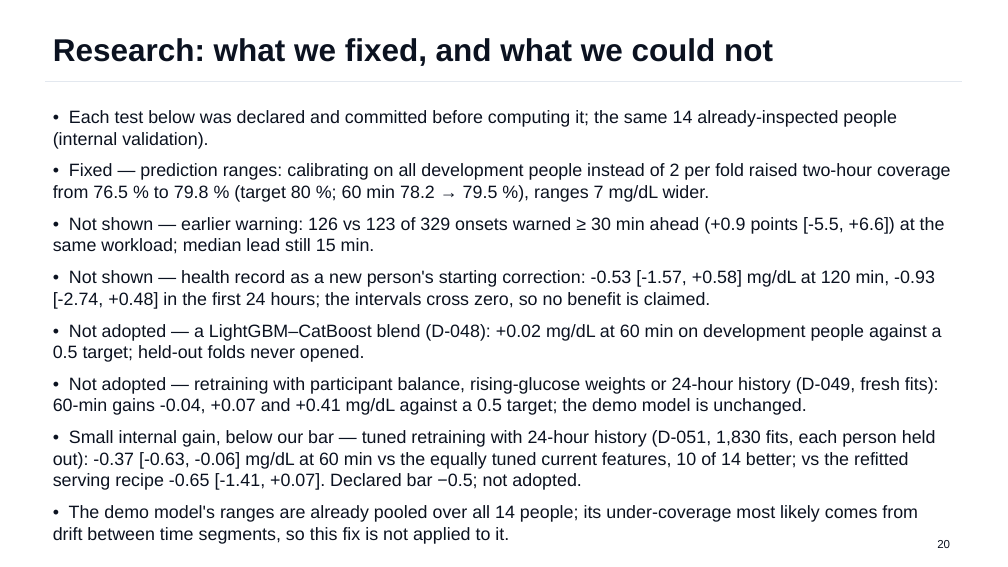
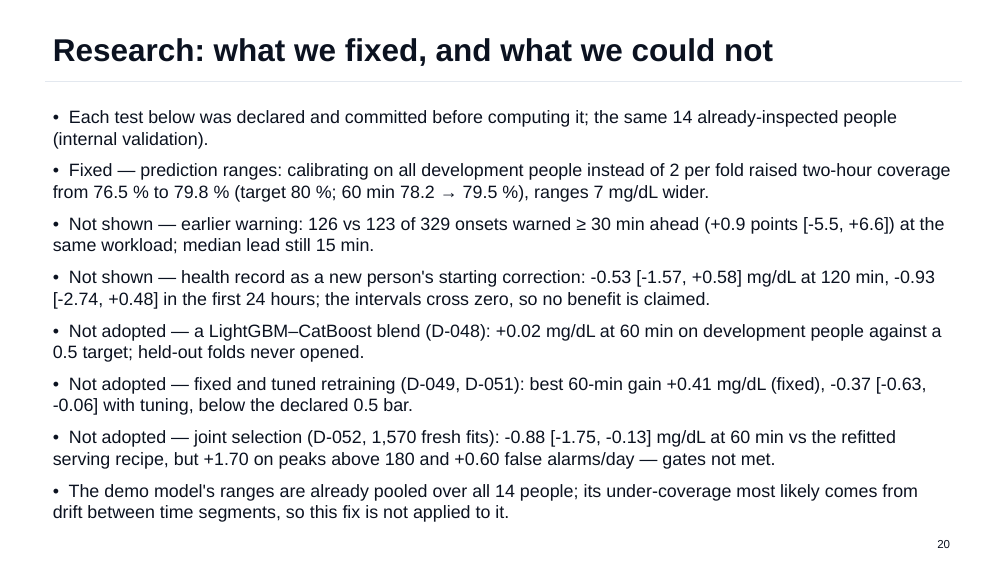
Before and after one commit to Avi36005/DigitalTwin-Challenge-Kryptonite, a slide deck: slide 20 of docs/submission/GlucoTwin_Presentation.pptx. Drawn at 1008x567 pixels with LibreOffice and Linux fonts; fonts in the diff are those of the drawing. Boxes give left, top, right and bottom in pixels: in the first picture for what was removed or moved away, otherwise in the second. Text is boxed around its words. In the diff, an @@ line names an element or a change of style, - is before the commit and + after.

Commit message:
research: D-052 — joint selection lowers 60-min error vs the refitted serving recipe (−0.88 [−1.75, −0.13]) but worsens peaks (+1.70) and alarms; gates not met, not adopted
README, decisions, model card, manifest (21/21), slide 20 and a shorter research chapter in the demo script.

```diff
--- a/docs/submission/GlucoTwin_Presentation.pptx
+++ b/docs/submission/GlucoTwin_Presentation.pptx
@@ text at box(53, 377, 927, 469): text changed @@
-• Not adopted — retraining with participant balance, rising-glucose weights or 24-hour history (D-049, fresh fits): 60-min gains -0.04, +0.07 and +0.41 mg/dL against a 0.5 target; the demo model is unchanged.
-• Small internal gain, below our bar — tuned retraining with 24-hour history (D-051, 1,830 fits, each person held out): -0.37 [-0.63, -0.06] mg/dL at 60 min vs the equally tuned current features, 10 of 14 better; vs the refitted serving recipe -0.65 [-1.41, +0.07]. Declared bar −0.5; not adopted.
+• Not adopted — fixed and tuned retraining (D-049, D-051): best 60-min gain +0.41 mg/dL (fixed), -0.37 [-0.63, -0.06] with tuning, below the declared 0.5 bar.
+• Not adopted — joint selection (D-052, 1,570 fresh fits): -0.88 [-1.75, -0.13] mg/dL at 60 min vs the refitted serving recipe, but +1.70 on peaks above 180 and +0.60 false alarms/day — gates not met.
```
Also in this commit, not shown: 11 other files.
